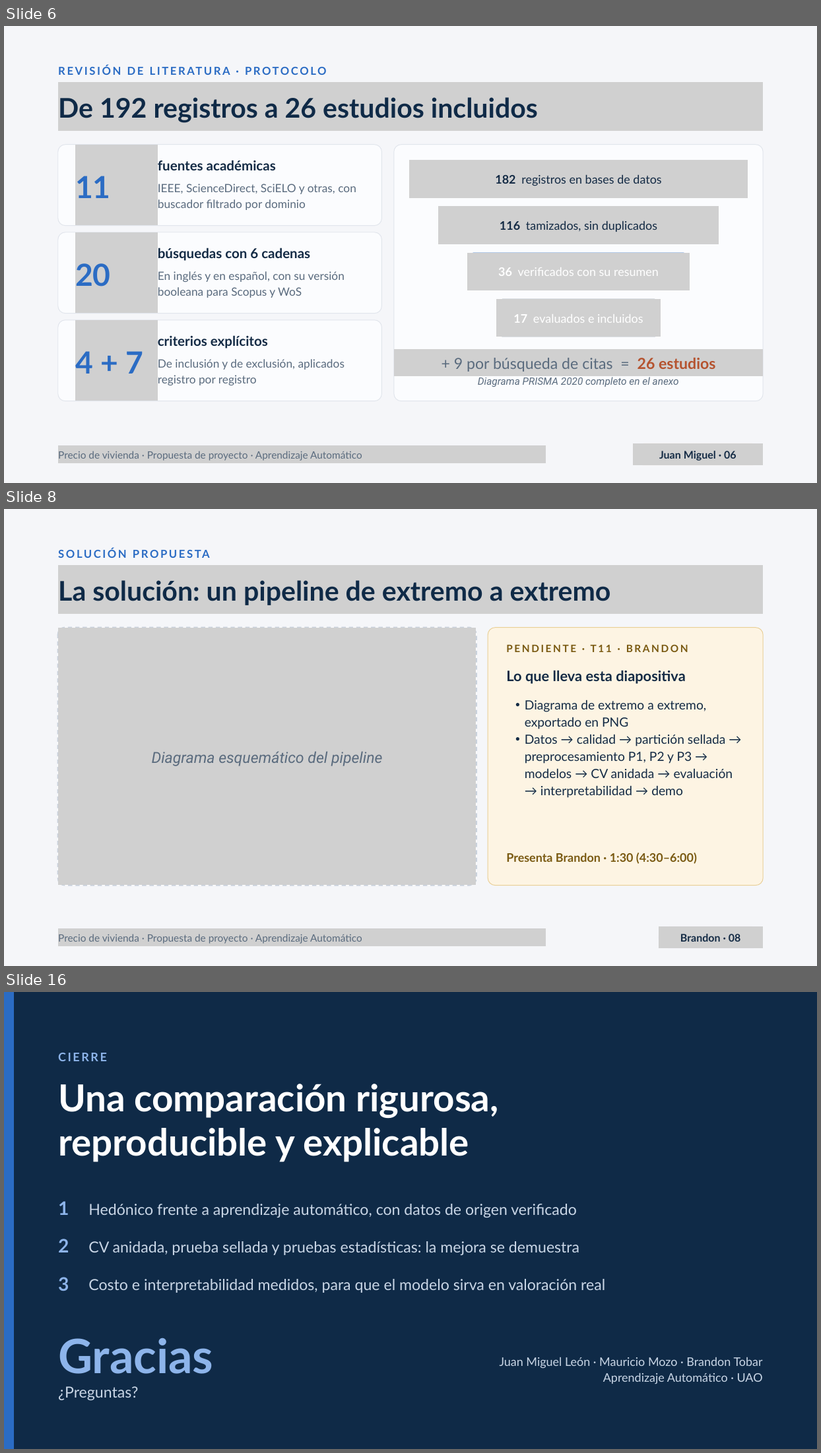
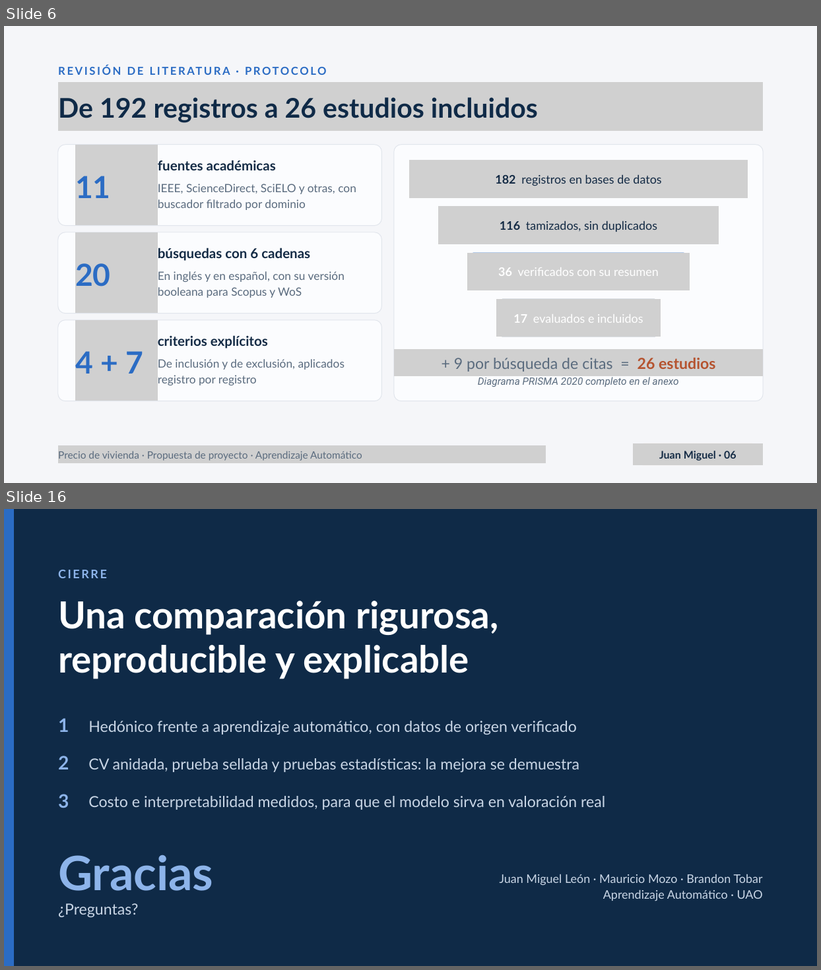
Before and after one commit to Juanm0331123/ml-precio-vivienda, a slide deck: docs/entregable_1/Propuesta_ML_Precio_Vivienda.pptx. Shown one above the other, each under a label of ours: slides 6, 8 and 16 before the commit, slides 6 and 16 after it; the slides between them are not shown. The pictures are 821x1453 and 821x970 pixels, drawn with LibreOffice and Linux fonts; fonts in the diff are those of the drawing; grey boxes stand for pictures. Boxes give left, top, right and bottom in pixels: in the first picture for what was removed or moved away, otherwise in the second. Text is boxed around its words. In the diff, an @@ line names an element or a change of style, - is before the commit and + after.

Commit message:
T13: versión final de las diapositivas exportada desde Canva

```diff
--- a/docs/entregable_1/Propuesta_ML_Precio_Vivienda.pptx
+++ b/docs/entregable_1/Propuesta_ML_Precio_Vivienda.pptx
@@ slide 8 removed at (4, 509, 817, 966), background #F5F6F9 @@
@@ text removed at (58, 545, 762, 565) @@
-SOLUCIÓN PROPUESTA
@@ picture removed at (58, 565, 762, 614) @@
@@ text removed at (58, 580, 611, 605) @@
-La solución: un pipeline de extremo a extremo
@@ freeform shape removed at (57, 627, 477, 886) @@
@@ picture removed at (58, 628, 476, 885) @@
@@ freeform shape removed at (488, 628, 763, 886) @@
@@ text removed at (506, 644, 688, 652) @@
-PENDIENTE · T11 · BRANDON
@@ text removed at (506, 670, 686, 684) @@
-Lo que lleva esta diapositiva
@@ text removed at (525, 700, 733, 798) @@
-  • Diagrama de extremo a extremo, exportado en PNG
-  • Datos → calidad → partición sellada → preprocesamiento P1, P2 y P3 → modelos → CV anidada → evaluación → interpretabilidad → demo
@@ text removed at (152, 752, 383, 766) @@
-Diagrama esquemático del pipeline
@@ text removed at (506, 853, 697, 864) @@
-Presenta Brandon · 1:30 (4:30–6:00)
@@ picture removed at (58, 929, 546, 947) @@
@@ text removed at (58, 934, 362, 944) @@
-Precio de vivienda · Propuesta de proyecto · Aprendizaje Automático
@@ freeform shape removed at (659, 927, 762, 949) @@
@@ picture removed at (659, 927, 762, 949) @@
@@ text removed at (680, 934, 741, 942) @@
-Brandon · 08
```
Also in this commit, not shown: 6 slides changed, 3 slides added, 2 other slides removed, 1 other file.
